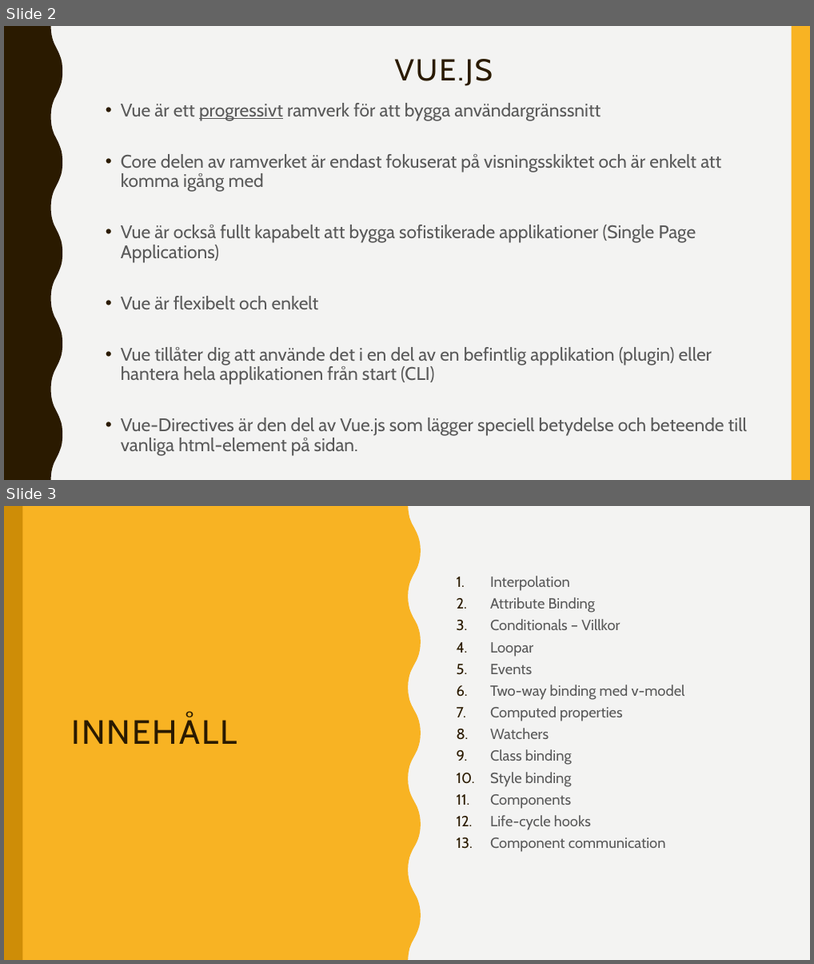
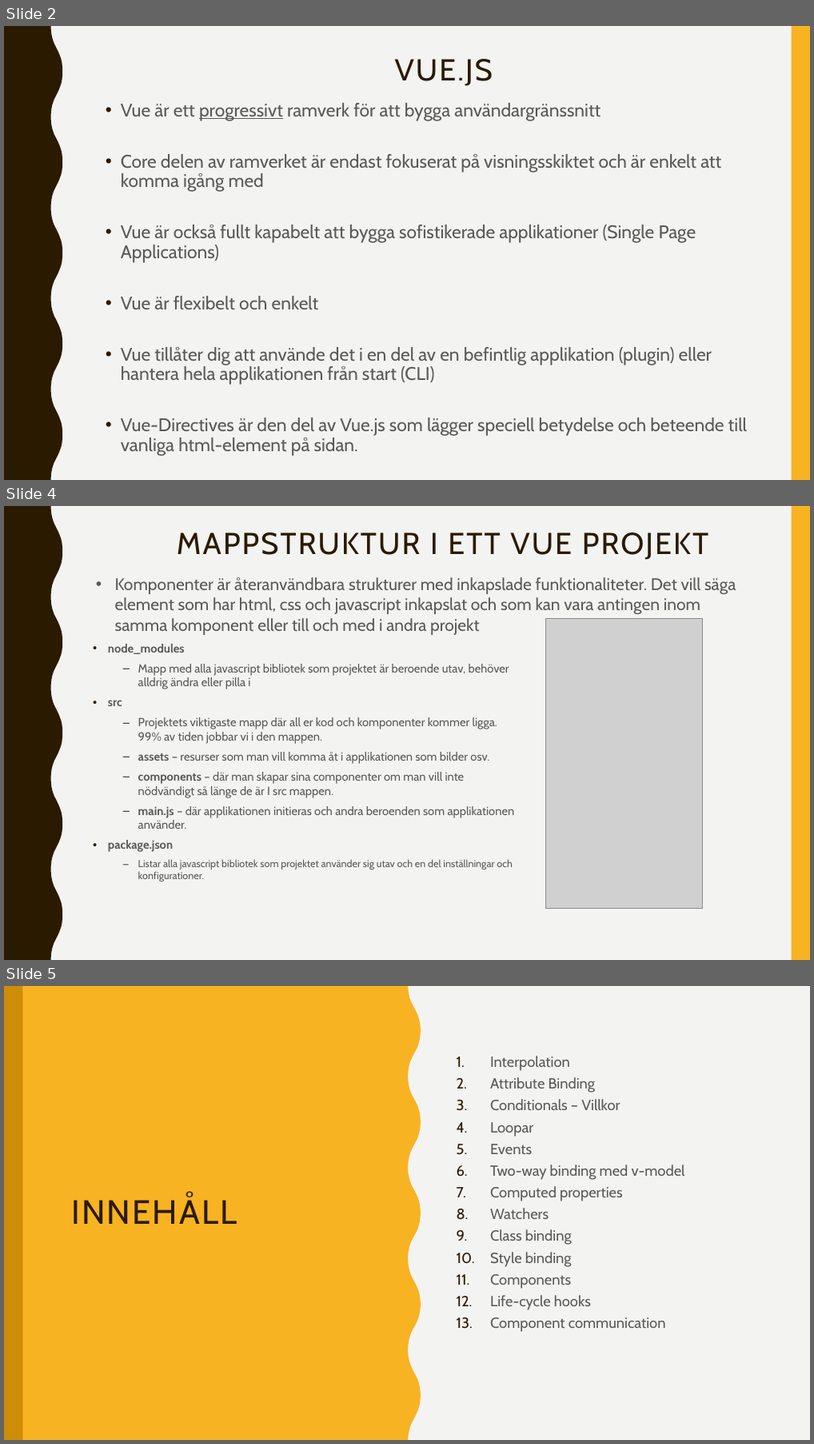
Before and after one commit to abbjetmus/programmering, a slide deck: Vue/Vue.pptx. Shown one above the other, each under a label of ours: slides 2 and 3 before the commit, slides 2, 4 and 5 after it; the slides between them are not shown. The pictures are 814x964 and 814x1444 pixels, drawn with LibreOffice and Linux fonts; fonts in the diff are those of the drawing; grey boxes stand for pictures. Boxes give left, top, right and bottom in pixels: in the first picture for what was removed or moved away, otherwise in the second. Text is boxed around its words. In the diff, an @@ line names an element or a change of style, - is before the commit and + after.

```diff
--- a/Vue/Vue.pptx
+++ b/Vue/Vue.pptx
@@ slide 4 added at box(4, 506, 810, 960), background #F3F3F2; not listed: 2 template elements that a slide beside it also shows @@
@@ title added at box(177, 532, 709, 560), 36 pt, text #2A1A00 @@
+MAPPSTRUKTUR I ETT VUE PROJEKT
@@ text added at box(115, 577, 736, 635), 20 pt, text #595959 @@
+• Komponenter är återanvändbara strukturer med inkapslade funktionaliteter. Det vill säga element som har html, css och javascript inkapslat och som kan vara antingen inom samma komponent eller till och med i andra projekt
@@ picture added at box(546, 619, 703, 908) @@
@@ text added at box(108, 644, 515, 881), 14 pt, text #595959 @@
+• node_modules
+  – Mapp med alla javascript bibliotek som projektet är beroende utav, behöver alldrig ändra eller pilla i
+• src
+  – Projektets viktigaste mapp där all er kod och komponenter kommer ligga. 99% av tiden jobbar vi i den mappen.
+  – assets – resurser som man vill komma åt i applikationen som bilder osv.
+  – components – där man skapar sina componenter om man vill inte nödvändigt så länge de är I src mappen.
+  – main.js – där applikationen initieras och andra beroenden som applikationen använder.
+• package.json
+  – Listar alla javascript bibliotek som projektet använder sig utav och en del inställningar och konfigurationer.
@@ what was slide 3 is now slide 5 @@
```
Also in this commit, not shown: 1 slide changed, 1 slide removed.
